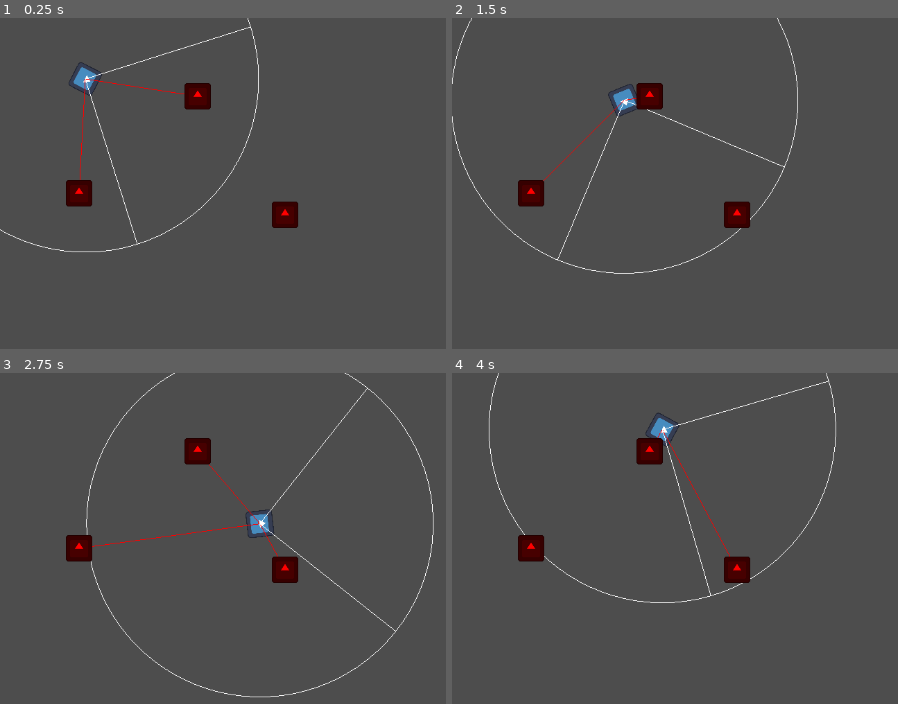
Above: before the commit, frames 1-4 (two rows, left to right).
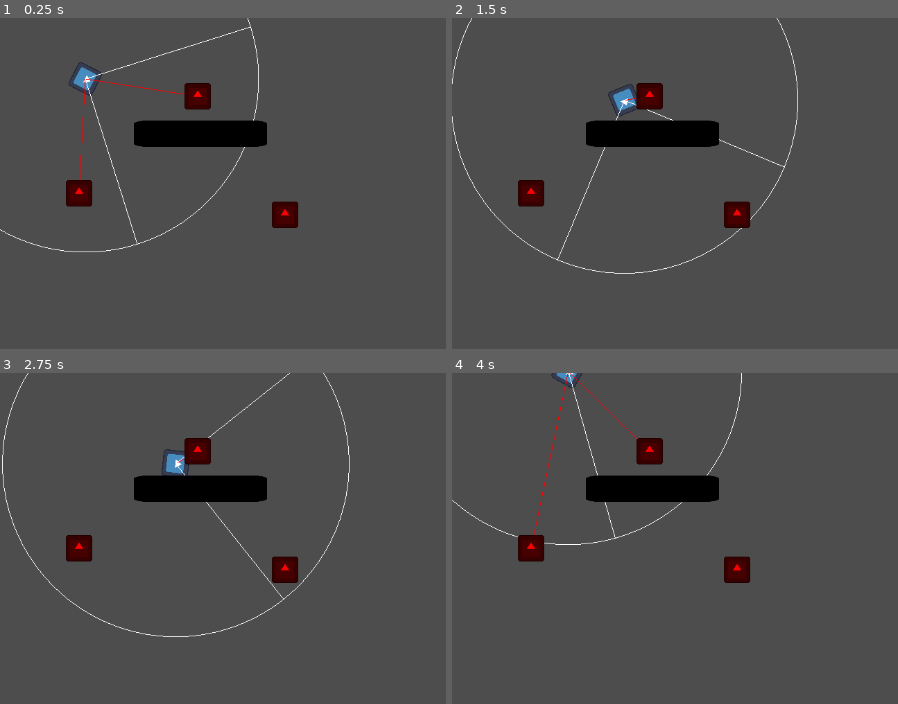
Above: after the commit, the same moments.

Repository: JYiuDev/FOV_Visualization_Demo
Game: Godot game, scene res://Stage/stage.tscn
Same seed, same stepped clock (60 frames per second), same inputs: the game is played once before the commit and once after it. This scene is started directly instead of the project's main scene. The engine's default icon, where the game draws it, is replaced by a stand-in: a white triangle on a blue panel in a dark square.
Inputs (mouse positions are in pixels of both pictures, inside the frame that each line leads up to):
- Up to frame 1 (0.25 s): no input
- Up to frame 2 (1.5 s): tap Enter at 0.5 s; move the mouse to (outside the picture) at 0.52 s; hold D (Right) 0.53-1.28 s; move the mouse to (692, 266) at 1.27 s; hold S (Down) from 1.28 s (still down)
- Up to frame 3 (2.75 s): move the mouse to (outside the picture) at 2.02 s; release S (Down) at 2.03 s; hold D (Right) from 2.03 s (still down)
- Up to frame 4 (4 s): move the mouse to (813, 687) at 2.77 s; release D (Right) at 2.78 s; hold W (Up) 2.78-3.53 s; move the mouse to (outside the picture) at 3.52 s; hold A (Left) from 3.53 s (still down)

The runs differ from the first frame. In frame 1, 2.4% of the frame differs, in the area x 0-60%, y 3-71%; in frame 2, 2.6%; in frame 3, 4.8%, in the area x 0-98%, y 0-99%; in frame 4, 4.2%.

Commit message:
update
before battery dies

Diff:
--- a/FOV_Entities/Observer/CharacterMovement.gd
+++ b/FOV_Entities/Observer/CharacterMovement.gd
@@ -20,5 +20,5 @@
 
 
 func faceMouse():
-	var angle = rotation + get_angle_to(get_global_mouse_position()) + deg_to_rad(90)
+	var angle = rotation + get_angle_to(get_global_mouse_position())
 	rotation = angle
--- a/FOV_Entities/Observer/FOV.gd
+++ b/FOV_Entities/Observer/FOV.gd
@@ -5,6 +5,9 @@
 @export var viewAngle:  float
 
 @export_range(0.01, 1) var findTargetFrequency: float = 0.5
+@export_range(0.01, 1) var raycastResolution: float   = 0.01
+
+
 var targetsInRange: 	Array = []
 var targetsInVision:	Array = []
 
@@ -39,7 +42,7 @@
 
 	targetsInVision.clear()
 	for targets:Dictionary in targetsInRange:
-		var target: CharacterBody2D = targets["collider"]
+		var target = targets["collider"]
 		var origin: Vector2 = global_position
 		var end: Vector2 = target.global_position
 		var raycastQuery: PhysicsRayQueryParameters2D = PhysicsRayQueryParameters2D.create(origin,end,0b110,[self])
@@ -57,5 +60,5 @@
 	if not global:
 		angleInDegree += rad_to_deg(transform.get_rotation())
 
-	var radians: float = (angleInDegree - 90) * PI/180
+	var radians: float = (angleInDegree) * PI/180
 	return Vector2(cos(radians), sin(radians))
--- a/FOV_Entities/Observer/FOVDebug.gd
+++ b/FOV_Entities/Observer/FOVDebug.gd
@@ -1,6 +1,8 @@
 extends Node2D
 
 @export var fow: FOV
+func _ready():
+	drawRayAarray()
 
 func _draw():
 
@@ -19,3 +21,17 @@
 	#loop through array
 	for targets:Dictionary in fow.targetsInRange:
 		print(targets["collider"])
+
+func drawRayAarray():
+	var rayNumber:int = roundi(fow.viewAngle * fow.raycastResolution)
+	print(rayNumber)
+
+	#Instantiate array of Vector2, the array size will be rayNumber + 2 (for the outer most lines)
+	var rayArray: Array
+	var step: float = fow.viewAngle / rayNumber
+
+	for i in (rayNumber + 2):
+		#print("i is: " + str(i))
+		#print("Current angle: " + str(i * step))
+		var angle = i * step
+		var dir = fow.dirFromAngle((-fow.viewAngle / 2) + angle, false)
--- a/FOV_Entities/Observer/character.tscn
+++ b/FOV_Entities/Observer/character.tscn
@@ -15,6 +15,7 @@
 moveSpeed = 180.0
 
 [node name="Sprite2D" type="Sprite2D" parent="."]
+rotation = 1.5708
 scale = Vector2(0.3, 0.3)
 texture = ExtResource("1_vhn2i")
 
--- /dev/null
+++ b/FOV_Entities/Obstacles/Obstacle.tscn
@@ -0,0 +1,21 @@
+[gd_scene load_steps=3 format=3 uid="uid://b8l5anamht3f4"]
+
+[ext_resource type="Texture2D" uid="uid://cbkmghmkq1lxn" path="res://icon.svg" id="1_uwyyv"]
+
+[sub_resource type="RectangleShape2D" id="RectangleShape2D_jbwba"]
+size = Vector2(36.0056, 36.0056)
+
+[node name="Obtacle" type="StaticBody2D"]
+scale = Vector2(0.999845, 0.999845)
+disable_mode = 1
+collision_layer = 2
+collision_mask = 0
+
+[node name="Sprite2D" type="Sprite2D" parent="."]
+modulate = Color(0, 0, 0, 1)
+scale = Vector2(0.3, 0.3)
+texture = ExtResource("1_uwyyv")
+
+[node name="CollisionShape2D" type="CollisionShape2D" parent="."]
+position = Vector2(0, 1.90735e-06)
+shape = SubResource("RectangleShape2D_jbwba")
--- a/Stage/stage.tscn
+++ b/Stage/stage.tscn
@@ -1,7 +1,8 @@
-[gd_scene load_steps=3 format=3 uid="uid://coudtlyh73adb"]
+[gd_scene load_steps=4 format=3 uid="uid://coudtlyh73adb"]
 
 [ext_resource type="PackedScene" uid="uid://k68dj1602unv" path="res://FOV_Entities/Observer/character.tscn" id="1_ja7ih"]
 [ext_resource type="PackedScene" uid="uid://dufm7hl1icvwg" path="res://FOV_Entities/Targets/target.tscn" id="2_us1wp"]
+[ext_resource type="PackedScene" uid="uid://b8l5anamht3f4" path="res://FOV_Entities/Obstacles/Obstacle.tscn" id="3_yqo61"]
 
 [node name="Stage" type="Node2D"]
 
@@ -20,4 +21,9 @@
 [node name="Target3" parent="." instance=ExtResource("2_us1wp")]
 position = Vector2(411, 284)
 
+[node name="Obtacle" parent="." instance=ExtResource("3_yqo61")]
+position = Vector2(289, 167)
+scale = Vector2(4.99984, 0.999845)
+disable_mode = 0
+
 [editable path="Character"]
